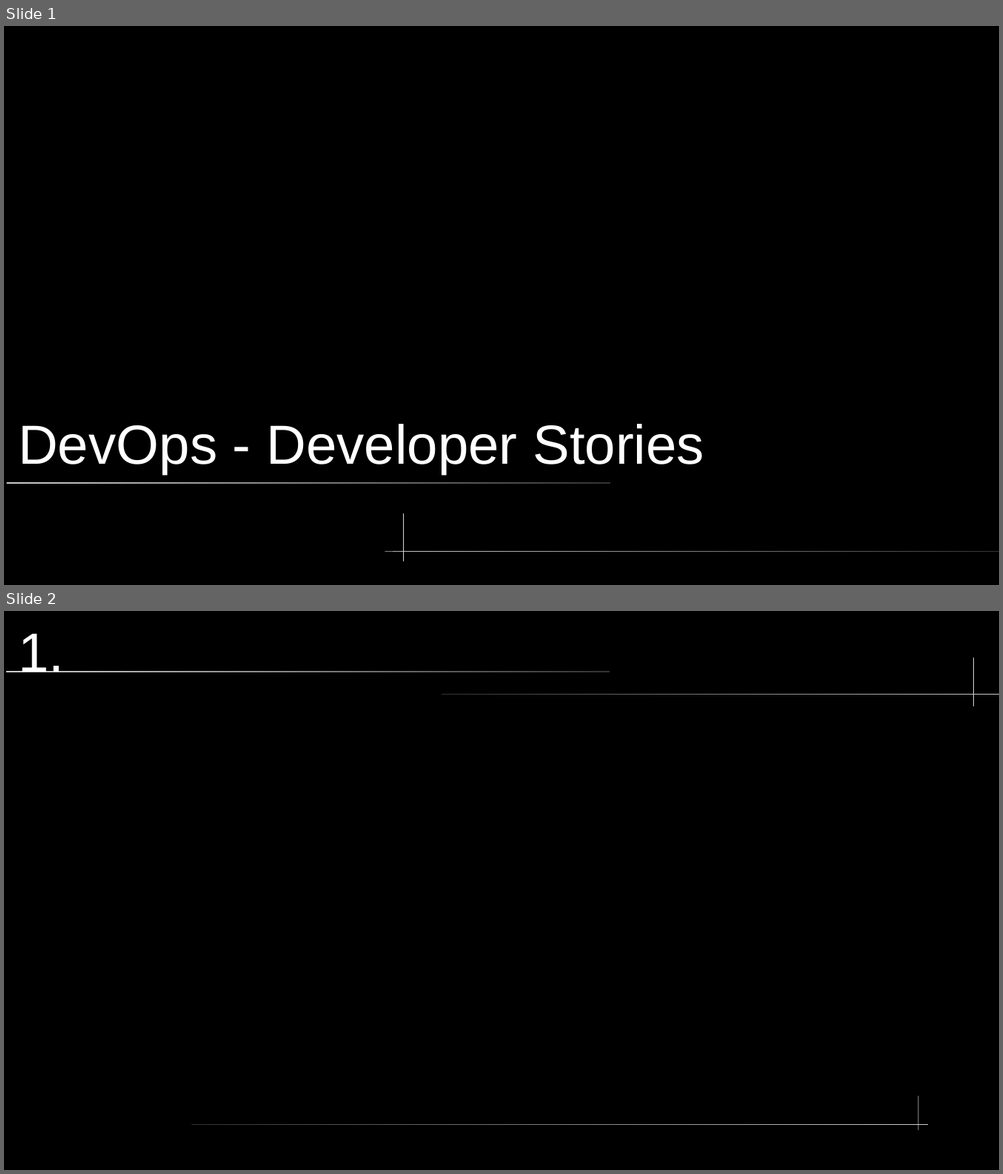
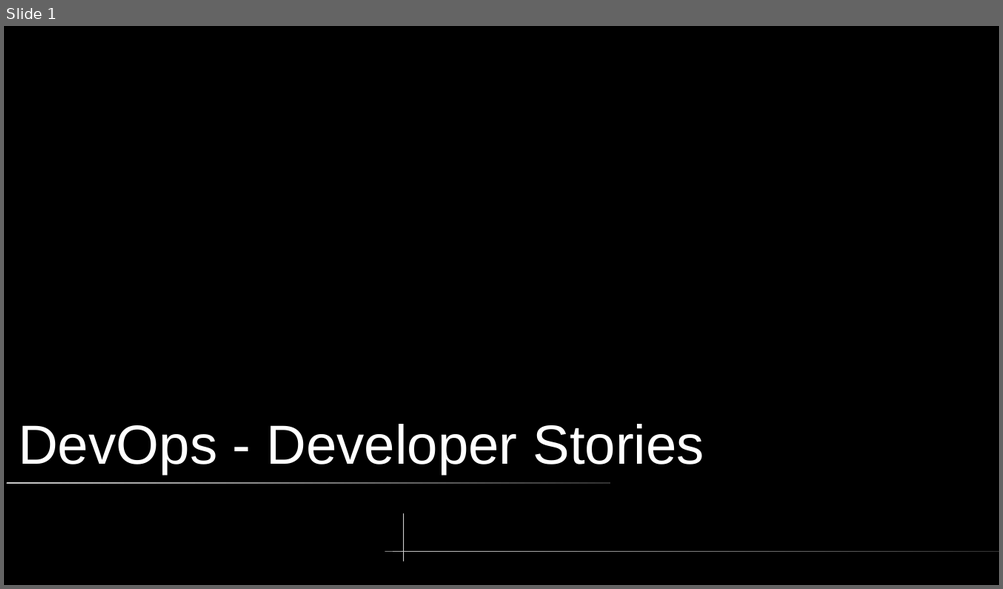
Before and after one commit to somewun/adt-devops, a slide deck: topic-02/Developer Stories.pptx. Shown one above the other, each under a label of ours: slides 1 and 2 before the commit, slide 1 after it. The pictures are 1003x1174 and 1003x589 pixels, drawn with LibreOffice and Linux fonts; fonts in the diff are those of the drawing. Boxes give left, top, right and bottom in pixels: in the first picture for what was removed or moved away, otherwise in the second. Text is boxed around its words. In the diff, an @@ line names an element or a change of style, - is before the commit and + after.

```diff
--- a/topic-02/Developer Stories.pptx
+++ b/topic-02/Developer Stories.pptx
@@ slide 2 removed at [4, 611, 999, 1170], background #000000 @@
@@ title removed at [18, 633, 64, 672] @@
-1.
@@ rounded rectangle removed at [5, 670, 609, 672] @@
@@ freeform shape removed at [973, 658, 974, 706] @@
@@ rounded rectangle removed at [442, 694, 999, 695] @@
@@ freeform shape removed at [918, 1096, 919, 1130] @@
@@ rounded rectangle removed at [192, 1125, 928, 1125] @@
```
Also in this commit, not shown: 9 slides added, 7 other slides removed, 1 other file.
